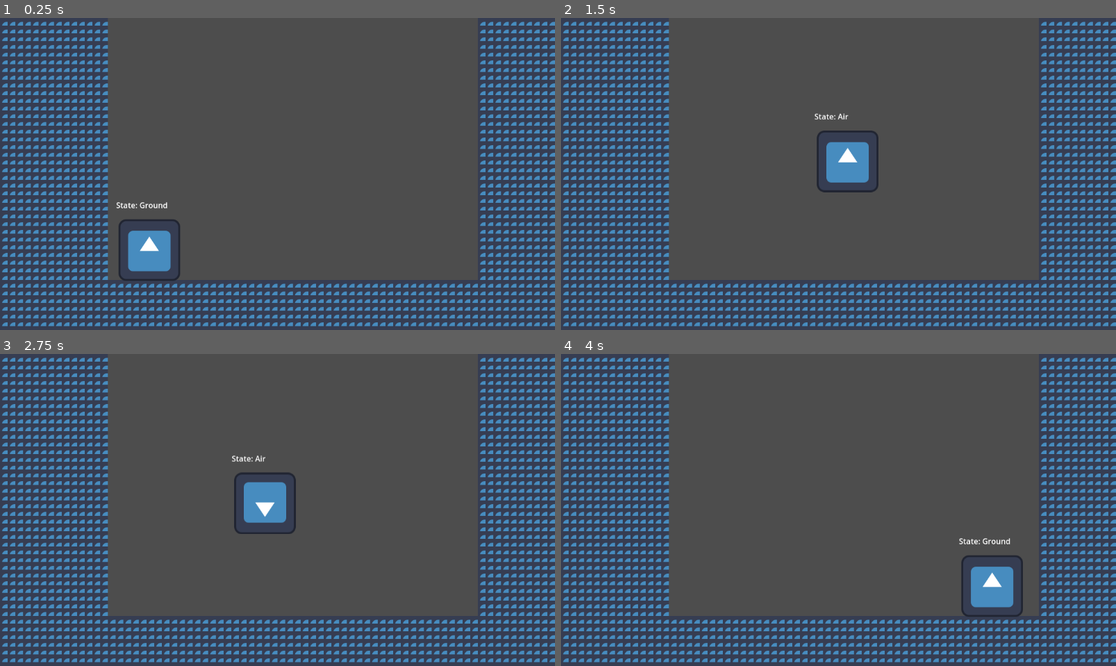
Above: before the commit, frames 1-4 (two rows, left to right).
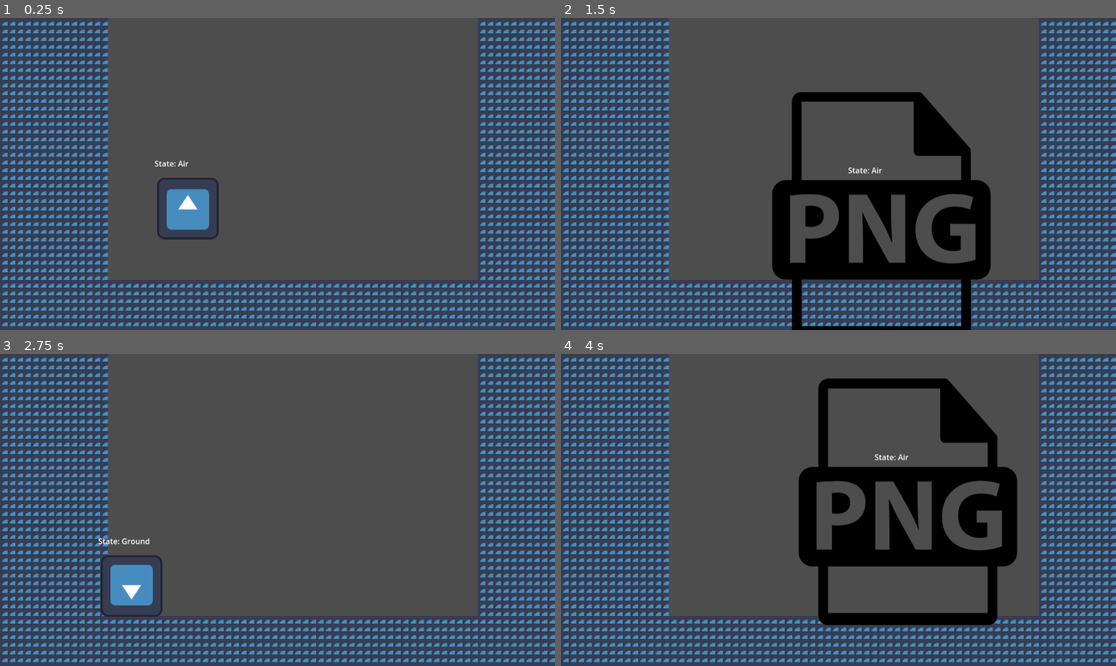
Above: after the commit, the same moments.

Repository: NicolasHelou/tech-demo
Game: Godot game, scene res://Scenes/demo.tscn
The game is run twice, just before and just after one commit, with the same random seed, the same clock (stepped at 60 frames per second) and the same inputs. The engine's default icon, where the game draws it, is replaced by a stand-in: a white triangle on a blue panel in a dark square.
Inputs:
- Up to frame 1 (0.25 s): no input
- Up to frame 2 (1.5 s): hold Q (die, bound only after the commit) 0.53-1.28 s; hold D (right) from 0.53 s (still down); tap Space (jump) at 0.77, 0.8, 1.07, 1.35 s
- Up to frame 3 (2.75 s): tap Space (jump) at 1.52, 1.82, 2.3 s; tap Q (die, bound only after the commit) at 1.55 s; release D (right) at 2.03 s; hold A (left) from 2.03 s (still down); hold Q (die, bound only after the commit) from 2.03 s (still down)
- Up to frame 4 (4 s): release A (left) at 2.78 s; release Q (die, bound only after the commit) at 2.78 s; hold D (right) from 2.78 s (still down); tap Q (die, bound only after the commit) at 2.85 s; tap Space (jump) at 3.02, 3.32 s; hold Space (jump) from 3.53 s (still down)

The runs differ from the first frame. In frame 1, 2.7% of the frame differs, in the area x 20-40%, y 45-85%; in frame 2, 13%; in frame 3, 2.8%; in frame 4, 14%, in the area x 42-84%, y 7-87%.

Commit message:
Working on animations

Diff:
--- a/Scenes/demo.tscn
+++ b/Scenes/demo.tscn
@@ -144,5 +144,5 @@
 tile_map_data = PackedByteArray("AAAAAAAAAAABAAEAAAAAAAEAAAABAAEAAAAAAAIAAAABAAEAAAAAAAMAAAABAAEAAAAAAAQAAAABAAEAAAAAAA …(21696 unchanged characters)…
 tile_set = SubResource("TileSet_m0rpm")
 
-[node name="player" parent="." instance=ExtResource("2_glc8m")]
-position = Vector2(-101, 162)
+[node name="player" parent="TileMapLayer" instance=ExtResource("2_glc8m")]
+position = Vector2(-21, 48)
--- a/Scenes/player.tscn
+++ b/Scenes/player.tscn
@@ -1,12 +1,14 @@
-[gd_scene load_steps=19 format=3 uid="uid://cbc2sluknlly4"]
+[gd_scene load_steps=25 format=3 uid="uid://cbc2sluknlly4"]
 
 [ext_resource type="Script" uid="uid://3mai2gepbfpg" path="res://Scripts/player.gd" id="1_cvnsp"]
 [ext_resource type="Texture2D" uid="uid://ba7mh27kb3h4l" path="res://icon.svg" id="1_v0iea"]
 [ext_resource type="Script" uid="uid://dcpqf6injls2r" path="res://Scripts/character_state_machine.gd" id="3_6t5aa"]
+[ext_resource type="Texture2D" uid="uid://bmvfe0fjl6f0t" path="res://Images/29072.png" id="3_f1ek2"]
 [ext_resource type="Script" uid="uid://5uy8cypowhgi" path="res://Scripts/groundstate.gd" id="4_x3wgy"]
 [ext_resource type="Script" uid="uid://c4m422o0pn1nq" path="res://Scripts/airstate.gd" id="5_3smsa"]
 [ext_resource type="Script" uid="uid://bjkshpfmlj7ss" path="res://Scripts/landingstate.gd" id="6_8erm5"]
 [ext_resource type="Script" uid="uid://cphqmw0uismm6" path="res://Scripts/statedebug.gd" id="7_3smsa"]
+[ext_resource type="Script" uid="uid://blds3f13o2pey" path="res://Scripts/dying.gd" id="7_8erm5"]
 
 [sub_resource type="CapsuleShape2D" id="CapsuleShape2D_cvnsp"]
 radius = 50.0
@@ -50,6 +52,47 @@
 "transitions": PackedFloat32Array(1),
 "update": 1,
 "values": [0]
+}
+
+[sub_resource type="Animation" id="Animation_8erm5"]
+resource_name = "die"
+length = 0.3
+step = 0.1
+tracks/0/type = "value"
+tracks/0/imported = false
+tracks/0/enabled = true
+tracks/0/path = NodePath("Sprite2D:texture")
+tracks/0/interp = 1
+tracks/0/loop_wrap = true
+tracks/0/keys = {
+"times": PackedFloat32Array(0),
+"transitions": PackedFloat32Array(1),
+"update": 1,
+"values": [ExtResource("3_f1ek2")]
+}
+tracks/1/type = "value"
+tracks/1/imported = false
+tracks/1/enabled = true
+tracks/1/path = NodePath("Sprite2D:hframes")
+tracks/1/interp = 1
+tracks/1/loop_wrap = true
+tracks/1/keys = {
+"times": PackedFloat32Array(0),
+"transitions": PackedFloat32Array(1),
+"update": 1,
+"values": [1]
+}
+tracks/2/type = "value"
+tracks/2/imported = false
+tracks/2/enabled = true
+tracks/2/path = NodePath("Sprite2D:frame")
+tracks/2/interp = 1
+tracks/2/loop_wrap = true
+tracks/2/keys = {
+"times": PackedFloat32Array(0, 0.1, 0.2, 0.3, 0.4, 0.5, 0.6, 0.7, 0.8, 0.9),
+"transitions": PackedFloat32Array(1, 1, 1, 1, 1, 1, 1, 1, 1, 1),
+"update": 1,
+"values": [0, 0, 0, 0, 0, 0, 0, 0, 0, 0]
 }
 
 [sub_resource type="Animation" id="Animation_cvnsp"]
@@ -139,6 +182,7 @@
 [sub_resource type="AnimationLibrary" id="AnimationLibrary_fkybt"]
 _data = {
 &"RESET": SubResource("Animation_6t5aa"),
+&"die": SubResource("Animation_8erm5"),
 &"idle": SubResource("Animation_cvnsp"),
 &"run": SubResource("Animation_vgqql")
 }
@@ -161,25 +205,34 @@
 blend_point_2/pos = -1.0
 blend_mode = 1
 
+[sub_resource type="AnimationNodeAnimation" id="AnimationNodeAnimation_f1ek2"]
+animation = &"die"
+
 [sub_resource type="AnimationNodeStateMachineTransition" id="AnimationNodeStateMachineTransition_tx1dd"]
 advance_mode = 2
+
+[sub_resource type="AnimationNodeStateMachineTransition" id="AnimationNodeStateMachineTransition_gymyn"]
+
+[sub_resource type="AnimationNodeStateMachineTransition" id="AnimationNodeStateMachineTransition_pu2lt"]
 
 [sub_resource type="AnimationNodeStateMachine" id="AnimationNodeStateMachine_gymyn"]
 states/Move/node = SubResource("AnimationNodeBlendSpace1D_f1ek2")
 states/Move/position = Vector2(338, 100)
-transitions = ["Start", "Move", SubResource("AnimationNodeStateMachineTransition_tx1dd")]
+states/die/node = SubResource("AnimationNodeAnimation_f1ek2")
+states/die/position = Vector2(514, 100)
+transitions = ["Start", "Move", SubResource("AnimationNodeStateMachineTransition_tx1dd"), "Move", "die", SubResource("AnimationNodeStateMachineTransition_gymyn"), "die", "Move", SubResource("AnimationNodeStateMachineTransition_pu2lt")]
 
 [node name="player" type="CharacterBody2D"]
 script = ExtResource("1_cvnsp")
 jump_velocity = -450.0
 
+[node name="CollisionShape2D" type="CollisionShape2D" parent="."]
+position = Vector2(412, 318)
+shape = SubResource("CapsuleShape2D_cvnsp")
+
 [node name="Sprite2D" type="Sprite2D" parent="."]
 position = Vector2(411, 319)
 texture = ExtResource("1_v0iea")
-
-[node name="CollisionShape2D" type="CollisionShape2D" parent="."]
-position = Vector2(412, 318)
-shape = SubResource("CapsuleShape2D_cvnsp")
 
 [node name="AnimationPlayer" type="AnimationPlayer" parent="."]
 libraries = {
@@ -191,21 +244,31 @@
 anim_player = NodePath("../AnimationPlayer")
 parameters/Move/blend_position = 0.025
 
-[node name="CharacterStateMachine" type="Node" parent="." node_paths=PackedStringArray("current_state", "character")]
+[node name="CharacterStateMachine" type="Node" parent="." node_paths=PackedStringArray("current_state", "character", "animation_tree")]
 script = ExtResource("3_6t5aa")
 current_state = NodePath("Ground")
 character = NodePath("..")
-
-[node name="Ground" type="Node" parent="CharacterStateMachine" node_paths=PackedStringArray("air_state")]
+animation_tree = NodePath("../AnimationTree")
+
+[node name="Ground" type="Node" parent="CharacterStateMachine" node_paths=PackedStringArray("die_state", "air_state")]
 script = ExtResource("4_x3wgy")
+die_state = NodePath("../Dying")
 air_state = NodePath("../Air")
 
-[node name="Air" type="Node" parent="CharacterStateMachine" node_paths=PackedStringArray("ground_state")]
+[node name="Air" type="Node" parent="CharacterStateMachine" node_paths=PackedStringArray("die_state", "ground_state")]
 script = ExtResource("5_3smsa")
+die_state = NodePath("../Dying")
 ground_state = NodePath("../Ground")
 
 [node name="Landing" type="Node" parent="CharacterStateMachine"]
 script = ExtResource("6_8erm5")
+
+[node name="Dying" type="Node" parent="CharacterStateMachine" node_paths=PackedStringArray("air_state", "ground_state")]
+script = ExtResource("7_8erm5")
+air_state = NodePath("../Air")
+ground_state = NodePath("../Ground")
+can_move = false
+is_dead = true
 
 [node name="statedebug" type="Label" parent="." node_paths=PackedStringArray("state_machine")]
 offset_left = 342.0
@@ -215,3 +278,13 @@
 text = "State: "
 script = ExtResource("7_3smsa")
 state_machine = NodePath("../CharacterStateMachine")
+
+[node name="Timer" type="Timer" parent="."]
+
+[node name="HitBox" type="Area2D" parent="."]
+
+[node name="CollisionShape2D2" type="CollisionShape2D" parent="HitBox"]
+position = Vector2(412, 318)
+shape = SubResource("CapsuleShape2D_cvnsp")
+
+[connection signal="timeout" from="Timer" to="." method="_on_timer_timeout"]
--- a/Scripts/State.gd
+++ b/Scripts/State.gd
@@ -3,9 +3,11 @@
 class_name State
 
 @export var can_move: bool = true
+@export var is_dead: bool = false
 
 var character : CharacterBody2D
 var next_state: State
+var playback: AnimationNodeStateMachinePlayback
 
 func state_input(event : InputEvent):
 	pass
@@ -15,3 +17,7 @@
 	pass
 func on_exit():
 	pass
+func die():
+	pass
+func change_to_state():
+	pass
--- a/Scripts/airstate.gd
+++ b/Scripts/airstate.gd
@@ -2,10 +2,20 @@
 
 class_name Airstate
 
+@export var die_state : State
 @export var ground_state : State
 
-func state_process(delta):
+var ground_animation = "run"
+
+func state_process(_delta):
 	if character.is_on_floor():
 		next_state = ground_state
-	#if not character.is_on_floor():
-		#character.velocity = character.get_gravity()*delta
+		#playback.travel(ground_animation)
+
+
+func state_input(event : InputEvent):
+	if (event.is_action_pressed("die")):
+		die()
+
+func die():
+	next_state = die_state
--- a/Scripts/character_state_machine.gd
+++ b/Scripts/character_state_machine.gd
@@ -3,6 +3,7 @@
 
 @export var current_state : State
 @export var character: CharacterBody2D
+@export var animation_tree: AnimationTree
 
 var states : Array[State]
 
@@ -11,6 +12,7 @@
 		if(child is State):
 			states.append(child)
 			child.character = character
+			child.playback = animation_tree["parameters/playback"]
 		else:
 			push_warning("Child " + child.name + " is not a state")
 
@@ -22,6 +24,9 @@
 func check_if_can_move():
 	return current_state.can_move
 
+func check_if_is_dead():
+	return current_state.is_dead
+
 func switch_states(new_state : State):
 	if (current_state != null):
 		current_state.on_exit()
--- /dev/null
+++ b/Scripts/dying.gd
@@ -0,0 +1,12 @@
+extends State
+
+class_name DyingState
+
+@export var air_state: State
+@export var ground_state: State
+
+func change_to_state():
+	if character.is_on_floor():
+		next_state = ground_state
+	else:
+		next_state = air_state
--- a/Scripts/groundstate.gd
+++ b/Scripts/groundstate.gd
@@ -2,13 +2,25 @@
 
 class_name GroundState
 
+@export var die_state : State
 @export var air_state : State
 @export var jump_velocity : float = -300.0
+@export var die_animation : String = "die"
 
 func state_input(event : InputEvent):
 	if (event.is_action_pressed("jump")):
 		jump()
+	if (event.is_action_pressed("die")):
+		die()
+
+func state_process(_delta):
+	if!character.is_on_floor():
+		next_state = air_state
 
 func jump():
 	character.velocity.y = -600.0
 	next_state = air_state
+	playback.travel(die_animation)
+
+func die():
+	next_state = die_state
--- a/Scripts/landingstate.gd
+++ b/Scripts/landingstate.gd
@@ -2,10 +2,3 @@
 
 class_name LandingState
 # Called when the node enters the scene tree for the first time.
-func _ready() -> void:
-	pass # Replace with function body.
-
-
-# Called every frame. 'delta' is the elapsed time since the previous frame.
-func _process(delta: float) -> void:
-	pass
--- a/Scripts/player.gd
+++ b/Scripts/player.gd
@@ -8,27 +8,28 @@
 @onready var animation_tree : AnimationTree = $AnimationTree
 @onready var sprite : Sprite2D = $Sprite2D
 @onready var state_machine : CharacterStateMachine = $CharacterStateMachine
+@onready var timer : Timer = $Timer
+
 func _ready():
+	add_to_group("player")
 	animation_tree.active = true
-
 
 func _physics_process(delta: float) -> void:
 	# Add the gravity.
 	if not is_on_floor():
 		velocity += get_gravity() * delta
 
-	# Handle jump.
-	if Input.is_action_just_pressed("jump") and is_on_floor():
-		pass
-	# Get the input direction and handle the movement/deceleration.
-	# As good practice, you should replace UI actions with custom gameplay actions.
 	direction = Input.get_vector("left", "right", "up", "down")
 	if direction.x != 0 and state_machine.check_if_can_move():
 		velocity.x = direction.x * speed
 	else:
 		velocity.x = move_toward(velocity.x, 0, speed)
-
-	move_and_slide()
+	if state_machine.check_if_is_dead():
+		queue_free()
+		timer.start()
+		_on_timer_timeout()
+	else:
+		move_and_slide()
 	update_animation()
 	update_facing_direction()
 
@@ -40,3 +41,6 @@
 		sprite.flip_v = false
 	elif direction.x < 0:
 		sprite.flip_v = true
+
+func _on_timer_timeout():
+	get_tree().reload_current_scene()
--- a/Scripts/statedebug.gd
+++ b/Scripts/statedebug.gd
@@ -6,5 +6,5 @@
 
 
 # Called every frame. 'delta' is the elapsed time since the previous frame.
-func _process(delta: float) -> void:
+func _process(_delta: float) -> void:
 	text = "State: " + state_machine.current_state.name
--- a/project.godot
+++ b/project.godot
@@ -42,3 +42,8 @@
 "events": [Object(InputEventKey,"resource_local_to_scene":false,"resource_name":"","device":-1,"window_id":0,"alt_press …(191 unchanged characters)…
 ]
 }
+die={
+"deadzone": 0.2,
+"events": [Object(InputEventKey,"resource_local_to_scene":false,"resource_name":"","device":-1,"window_id":0,"alt_pressed":false,"shift_pressed":false,"ctrl_pressed":false,"meta_pressed":false,"pressed":false,"keycode":0,"physical_keycode":81,"key_label":0,"unicode":113,"location":0,"echo":false,"script":null)
+]
+}
Binary file added: Images/29072.png
Not shown, added: Images/29072.png.import
Not shown, added: Scripts/dying.gd.uid
